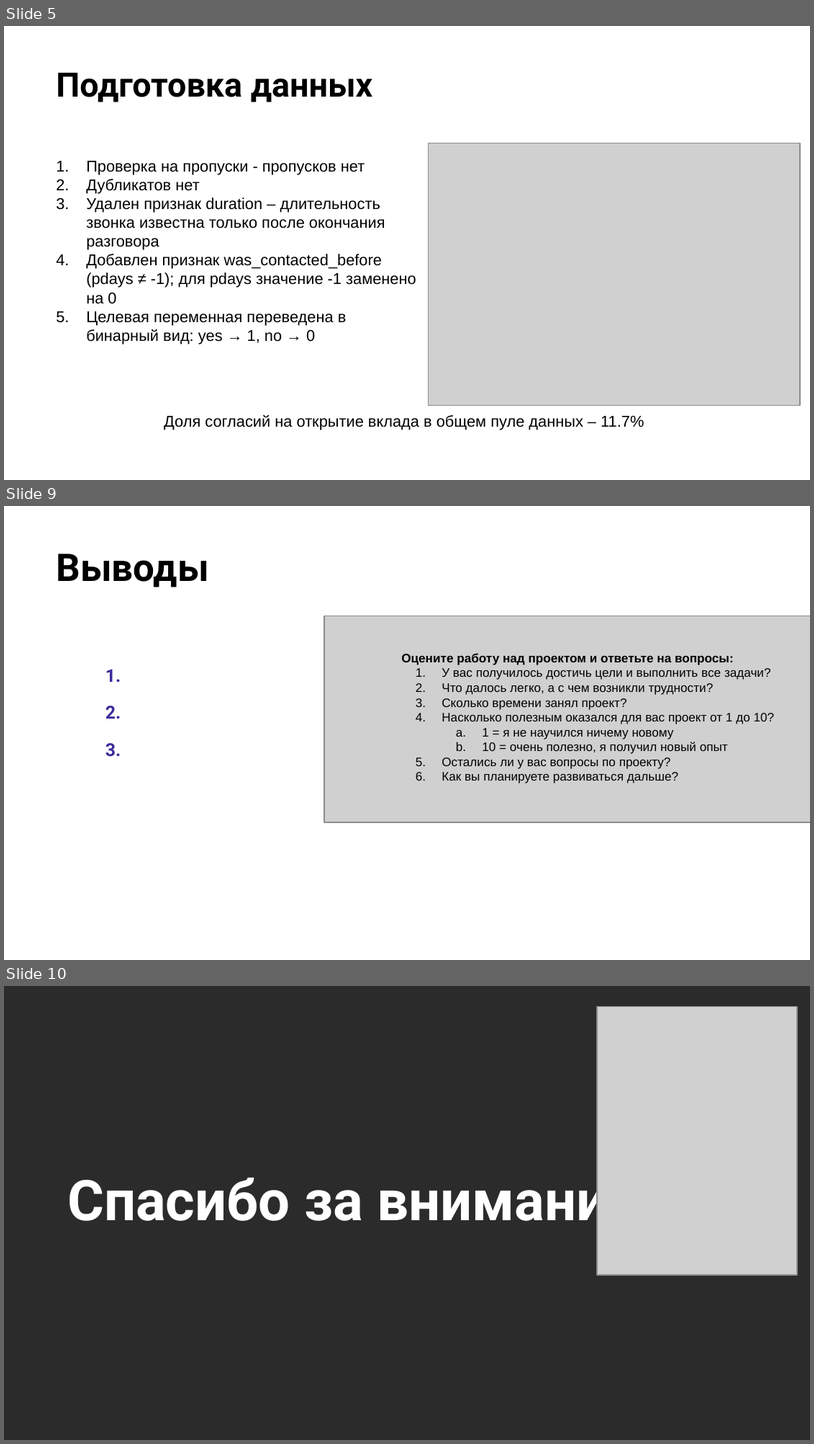
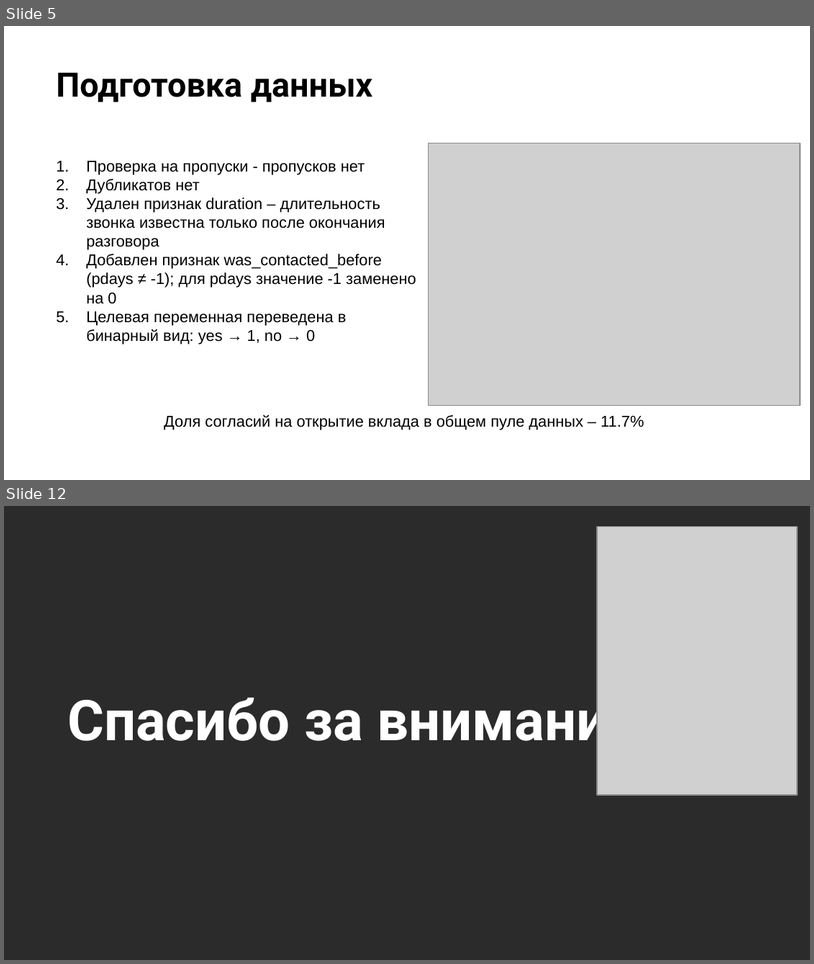
Before and after one commit to PolinaKarcheuskaya/ML-Basic, a slide deck: project/project.pptx. Shown one above the other, each under a label of ours: slides 5, 9 and 10 before the commit, slides 5 and 12 after it; the slides between them are not shown. The pictures are 814x1444 and 814x964 pixels, drawn with LibreOffice and Linux fonts; fonts in the diff are those of the drawing; grey boxes stand for pictures; background and template pictures are left out; a plain dark background stands for a picture behind light text. Boxes give left, top, right and bottom in pixels: in the first picture for what was removed or moved away, otherwise in the second. Text is boxed around its words. In the diff, an @@ line names an element or a change of style, - is before the commit and + after.

```diff
--- a/project/project.pptx
+++ b/project/project.pptx
@@ slide 9 removed at [4, 506, 810, 960], background picture (left out) @@
@@ title removed at [56, 554, 208, 587] @@
-Выводы
@@ picture removed at [324, 616, 810, 822] @@
@@ text removed at [401, 653, 775, 783] @@
-Оцените работу над проектом и ответьте на вопросы:
-1. У вас получилось достичь цели и выполнить все задачи?
-2. Что далось легко, а с чем возникли трудности?
-3. Сколько времени занял проект?
-4. Насколько полезным оказался для вас проект от 1 до 10?
-  a. 1 = я не научился ничему новому
-  b. 10 = очень полезно, я получил новый опыт
-5. Остались ли у вас вопросы по проекту?
-6. Как вы планируете развиваться дальше?
@@ table removed at [88, 658, 727, 922], 4 rows, 2 columns @@
-1. | 
-2. | 
-3. | 
- | 
@@ what was slide 10 is now slide 12 @@
```
Also in this commit, not shown: 3 slides changed, 4 slides added, 1 other slide removed, 1 other file.
